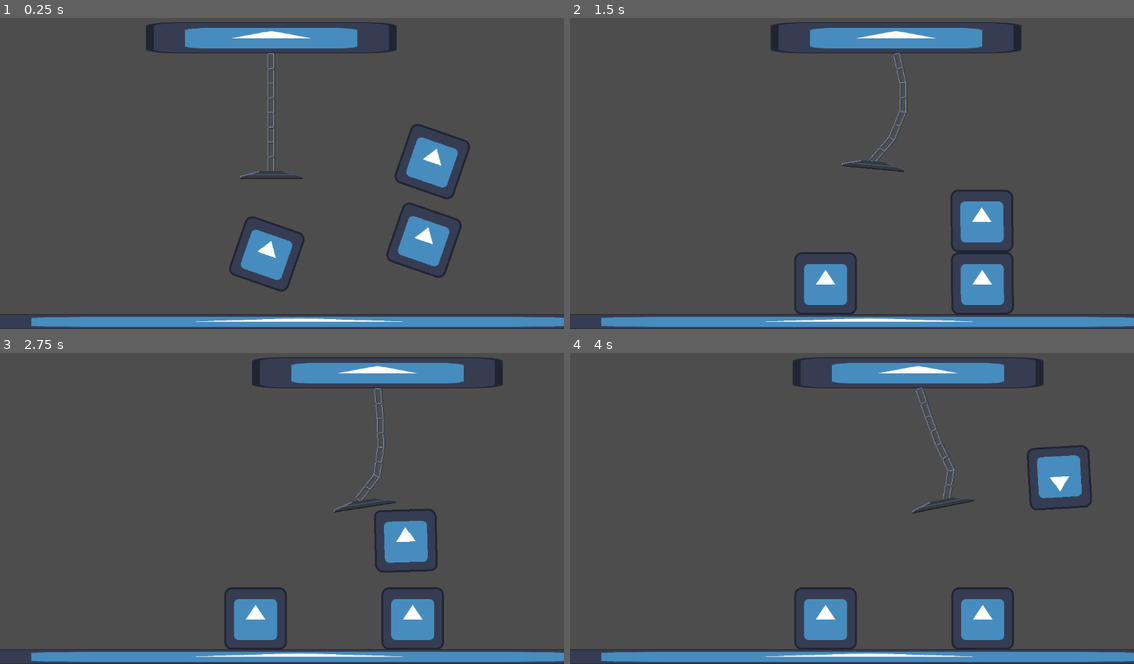
Above: before the commit, frames 1-4 (two rows, left to right).
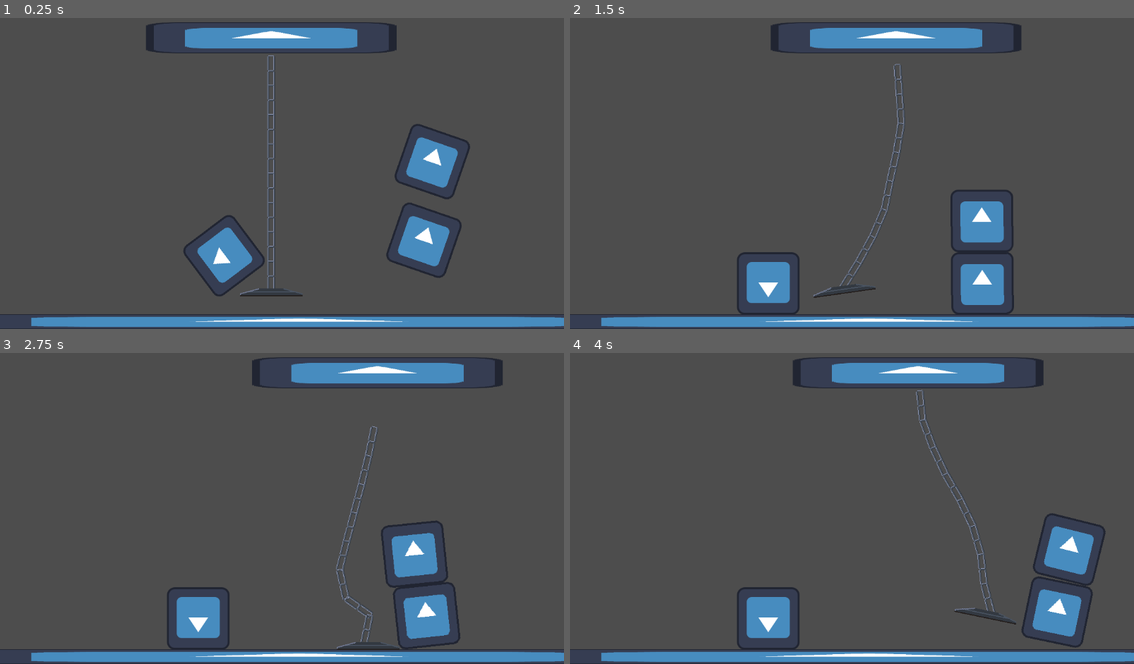
Above: after the commit, the same moments.

Repository: nanodeath/tippy-towers
Game: Godot game, scene res://game.tscn
Two runs of this game, one before a commit and one after it. Both use one fixed random seed, a clock stepped at 60 frames per second and the inputs below. The engine's default icon, where the game draws it, is replaced by a stand-in: a white triangle on a blue panel in a dark square.
Inputs:
- Up to frame 1 (0.25 s): no input
- Up to frame 2 (1.5 s): hold D (move_right) 0.53-1.28 s; hold S (move_down, bound only after the commit) from 1.28 s (still down)
- Up to frame 3 (2.75 s): release S (move_down, bound only after the commit) at 2.03 s; hold D (move_right) from 2.03 s (still down)
- Up to frame 4 (4 s): release D (move_right) at 2.78 s; hold W (move_up, bound only after the commit) 2.78-3.53 s; hold A (move_left) from 3.53 s (still down)

The runs differ from the first frame. In frame 1, 2.8% of the frame differs, in the area x 32-54%, y 11-90%; in frame 2, 3.1%; in frame 3, 6.0%; in frame 4, 8.2%, in the area x 29-95%, y 11-96%.

Commit message:
Fix the anchor and rails on the crane a bit.

Diff:
--- a/tippy-towers/project.godot
+++ b/tippy-towers/project.godot
@@ -29,6 +29,18 @@
 , Object(InputEventKey,"resource_local_to_scene":false,"resource_name":"","device":-1,"window_id":0,"alt_pressed":false,"shift_pressed":false,"ctrl_pressed":false,"meta_pressed":false,"pressed":false,"keycode":0,"physical_keycode":4194321,"key_label":0,"unicode":0,"echo":false,"script":null)
 ]
 }
+move_up={
+"deadzone": 0.5,
+"events": [Object(InputEventKey,"resource_local_to_scene":false,"resource_name":"","device":-1,"window_id":0,"alt_pressed":false,"shift_pressed":false,"ctrl_pressed":false,"meta_pressed":false,"pressed":false,"keycode":0,"physical_keycode":87,"key_label":0,"unicode":119,"echo":false,"script":null)
+, Object(InputEventKey,"resource_local_to_scene":false,"resource_name":"","device":-1,"window_id":0,"alt_pressed":false,"shift_pressed":false,"ctrl_pressed":false,"meta_pressed":false,"pressed":false,"keycode":0,"physical_keycode":4194320,"key_label":0,"unicode":0,"echo":false,"script":null)
+]
+}
+move_down={
+"deadzone": 0.5,
+"events": [Object(InputEventKey,"resource_local_to_scene":false,"resource_name":"","device":-1,"window_id":0,"alt_pressed":false,"shift_pressed":false,"ctrl_pressed":false,"meta_pressed":false,"pressed":false,"keycode":0,"physical_keycode":83,"key_label":0,"unicode":115,"echo":false,"script":null)
+, Object(InputEventKey,"resource_local_to_scene":false,"resource_name":"","device":-1,"window_id":0,"alt_pressed":false,"shift_pressed":false,"ctrl_pressed":false,"meta_pressed":false,"pressed":false,"keycode":0,"physical_keycode":4194322,"key_label":0,"unicode":0,"echo":false,"script":null)
+]
+}
 
 [layer_names]
 
--- a/tippy-towers/scenes/chain_link.tscn
+++ b/tippy-towers/scenes/chain_link.tscn
@@ -6,6 +6,7 @@
 height = 64.0
 
 [node name="ChainLink" type="RigidBody2D"]
+show_behind_parent = true
 position = Vector2(0, 29)
 mass = 10.0
 angular_damp = 4.0
--- a/tippy-towers/scenes/crane.tscn
+++ b/tippy-towers/scenes/crane.tscn
@@ -8,17 +8,24 @@
 [sub_resource type="RectangleShape2D" id="RectangleShape2D_aahc5"]
 size = Vector2(512, 64)
 
+[sub_resource type="CircleShape2D" id="CircleShape2D_0pyye"]
+radius = 4.0
+
 [sub_resource type="RectangleShape2D" id="RectangleShape2D_0eb5c"]
 size = Vector2(128, 16)
 
 [sub_resource type="RectangleShape2D" id="RectangleShape2D_mjl0t"]
 size = Vector2(128, 36)
 
+[sub_resource type="RectangleShape2D" id="RectangleShape2D_rt02g"]
+size = Vector2(16, 320)
+
 [node name="Crane" type="CharacterBody2D"]
 collision_mask = 3
 motion_mode = 1
 script = ExtResource("1_dp2g1")
 speed = 150
+move_up_speed = 100
 
 [node name="Sprite" type="Sprite2D" parent="."]
 scale = Vector2(4, 0.5)
@@ -26,38 +33,70 @@
 
 [node name="CollisionShape2D" type="CollisionShape2D" parent="."]
 shape = SubResource("RectangleShape2D_aahc5")
+disabled = true
 
-[node name="PinJoint2D" type="PinJoint2D" parent="."]
-position = Vector2(0, 26)
+[node name="ChainAnchor" type="CharacterBody2D" parent="."]
+position = Vector2(0, 36)
+motion_mode = 1
+
+[node name="PinJoint2D" type="PinJoint2D" parent="ChainAnchor"]
+position = Vector2(0, -30)
 node_a = NodePath("..")
-node_b = NodePath("../ChainLink")
+node_b = NodePath("../../ChainLink")
+
+[node name="CollisionShape2D" type="CollisionShape2D" parent="ChainAnchor"]
+shape = SubResource("CircleShape2D_0pyye")
 
 [node name="ChainLink" parent="." instance=ExtResource("3_1rkxp")]
-position = Vector2(0, 64)
+position = Vector2(0, 68)
 
 [node name="ConnectionToNext" parent="ChainLink" index="2"]
 node_b = NodePath("../../ChainLink2")
 
 [node name="ChainLink2" parent="." instance=ExtResource("3_1rkxp")]
-position = Vector2(0, 124)
+position = Vector2(0, 128)
 
 [node name="ConnectionToNext" parent="ChainLink2" index="2"]
 node_b = NodePath("../../ChainLink3")
 
 [node name="ChainLink3" parent="." instance=ExtResource("3_1rkxp")]
-position = Vector2(0, 184)
+position = Vector2(0, 188)
 
 [node name="ConnectionToNext" parent="ChainLink3" index="2"]
 node_b = NodePath("../../ChainLink4")
 
 [node name="ChainLink4" parent="." instance=ExtResource("3_1rkxp")]
-position = Vector2(0, 244)
+position = Vector2(0, 248)
 
 [node name="ConnectionToNext" parent="ChainLink4" index="2"]
+node_b = NodePath("../../ChainLink5")
+
+[node name="ChainLink5" parent="." instance=ExtResource("3_1rkxp")]
+position = Vector2(0, 308)
+
+[node name="ConnectionToNext" parent="ChainLink5" index="2"]
+node_b = NodePath("../../ChainLink6")
+
+[node name="ChainLink6" parent="." instance=ExtResource("3_1rkxp")]
+position = Vector2(0, 368)
+
+[node name="ConnectionToNext" parent="ChainLink6" index="2"]
+node_b = NodePath("../../ChainLink7")
+
+[node name="ChainLink7" parent="." instance=ExtResource("3_1rkxp")]
+position = Vector2(0, 428)
+
+[node name="ConnectionToNext" parent="ChainLink7" index="2"]
+node_b = NodePath("../../ChainLink8")
+
+[node name="ChainLink8" parent="." instance=ExtResource("3_1rkxp")]
+position = Vector2(0, 488)
+
+[node name="ConnectionToNext" parent="ChainLink8" index="2"]
 node_b = NodePath("../../Magnet")
 
 [node name="Magnet" type="RigidBody2D" parent="."]
-position = Vector2(0, 281)
+position = Vector2(0, 521)
 collision_mask = 3
 mass = 5.0
 max_contacts_reported = 10
@@ -81,7 +120,19 @@
 position = Vector2(0, 26)
 shape = SubResource("RectangleShape2D_mjl0t")
 
+[node name="CollisionShape2D2" type="CollisionShape2D" parent="."]
+position = Vector2(-24, -92)
+shape = SubResource("RectangleShape2D_rt02g")
+
+[node name="CollisionShape2D3" type="CollisionShape2D" parent="."]
+position = Vector2(24, -92)
+shape = SubResource("RectangleShape2D_rt02g")
+
 [editable path="ChainLink"]
 [editable path="ChainLink2"]
 [editable path="ChainLink3"]
 [editable path="ChainLink4"]
+[editable path="ChainLink5"]
+[editable path="ChainLink6"]
+[editable path="ChainLink7"]
+[editable path="ChainLink8"]
--- a/tippy-towers/scripts/crane.gd
+++ b/tippy-towers/scripts/crane.gd
@@ -1,6 +1,8 @@
 class_name Crane extends CharacterBody2D
 
 @export var speed: int
+@export var move_up_speed: int
+@onready var chain_anchor = $ChainAnchor
 
 func _ready():
 	pass # Replace with function body.
@@ -10,3 +12,8 @@
 		position.x -= speed * delta
 	elif Input.is_action_pressed("move_right"):
 		position.x += speed * delta
+
+	if Input.is_action_pressed("move_up"):
+		chain_anchor.position.y -= move_up_speed * delta
+	elif Input.is_action_pressed("move_down"):
+		chain_anchor.position.y += move_up_speed * delta
Not shown: 1 places in tippy-towers/scenes/crane.tscn that only renumber resources
